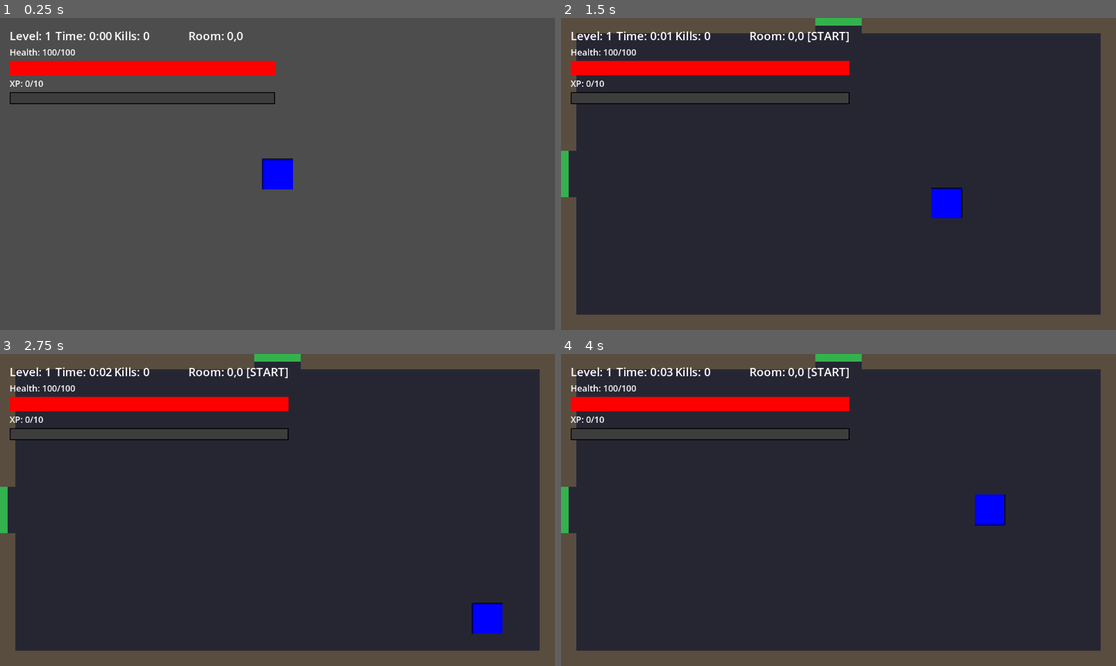
Above: before the commit, frames 1-4 (two rows, left to right).
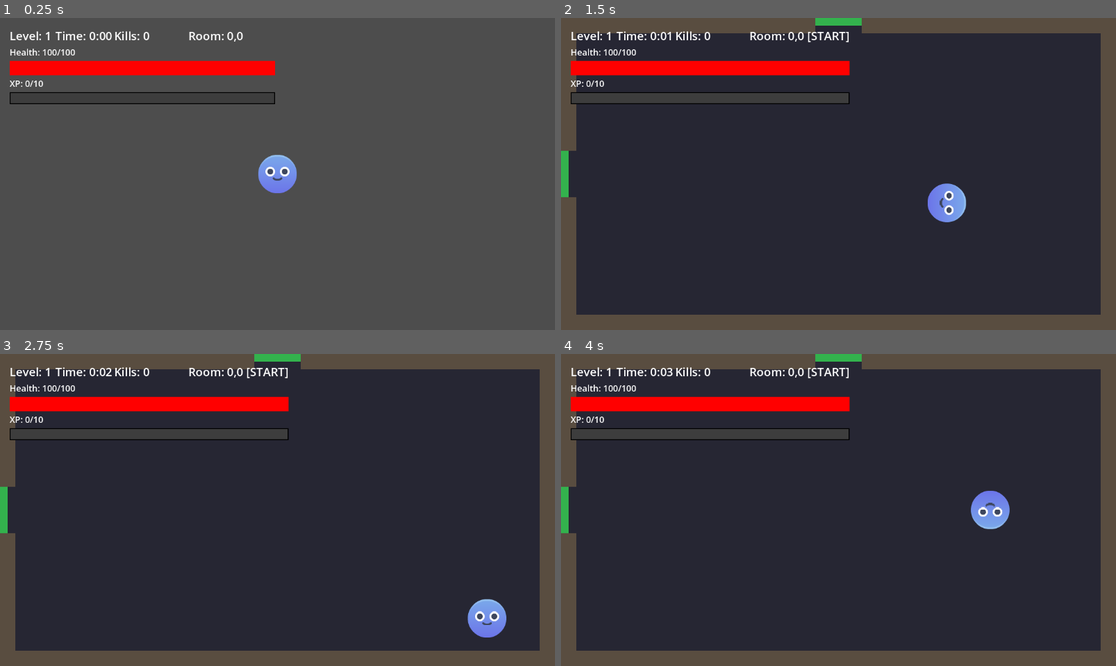
Above: after the commit, the same moments.

Repository: MavyEP/NodeBuster
Game: Godot game, scene res://scenes/game/Game.tscn
Two runs of this game, one before a commit and one after it. Both use one fixed random seed, a clock stepped at 60 frames per second and the inputs below.
Inputs:
- Up to frame 1 (0.25 s): no input
- Up to frame 2 (1.5 s): hold D (move_right) 0.53-1.28 s; hold S (move_down) from 1.28 s (still down)
- Up to frame 3 (2.75 s): release S (move_down) at 2.03 s; hold D (move_right) from 2.03 s (still down)
- Up to frame 4 (4 s): release D (move_right) at 2.78 s; hold W (move_up) 2.78-3.53 s; hold A (move_left) from 3.53 s (still down)

The runs differ from the first frame. In frame 1, 0.7% of the frame differs, in the area x 46-54%, y 43-57%; in frame 2, 0.7%, in the area x 66-74%, y 53-66%; in frame 3, 0.7%; in frame 4, 0.7%.

Commit message:
added better sprites for testing

Diff:
--- a/scenes/enemies/Enemy.tscn
+++ b/scenes/enemies/Enemy.tscn
@@ -2,9 +2,8 @@
 
 [ext_resource type="Script" uid="uid://bwsiwuj7heiqm" path="res://scripts/components/HealthComponent.gd" id="1_6xk8f"]
 [ext_resource type="Script" uid="uid://6tiw4og7f25p" path="res://scripts/enemies/EnemyAI.gd" id="1_8e3ao"]
-
-[sub_resource type="PlaceholderTexture2D" id="PlaceholderTexture2D_ykcao"]
-size = Vector2(48, 48)
+[ext_resource type="Texture2D" uid="uid://b3jd41dm0s5fq" path="res://assets/testerSprites/red_body_rhombus.png" id="2_73enu"]
+[ext_resource type="Texture2D" uid="uid://bwkd6bbldeq2f" path="res://assets/testerSprites/face_g.png" id="3_7iym1"]
 
 [sub_resource type="CircleShape2D" id="CircleShape2D_6xk8f"]
 radius = 24.0
@@ -19,8 +18,10 @@
 script = ExtResource("1_8e3ao")
 
 [node name="Sprite2D" type="Sprite2D" parent="." unique_id=1939084238]
-modulate = Color(1, 0, 0, 1)
-texture = SubResource("PlaceholderTexture2D_ykcao")
+texture = ExtResource("2_73enu")
+
+[node name="Sprite2D2" type="Sprite2D" parent="." unique_id=1062320523]
+texture = ExtResource("3_7iym1")
 
 [node name="CollisionShape2D" type="CollisionShape2D" parent="." unique_id=1831034210]
 shape = SubResource("CircleShape2D_6xk8f")
--- a/scenes/player/Player.tscn
+++ b/scenes/player/Player.tscn
@@ -2,24 +2,23 @@
 
 [ext_resource type="Script" uid="uid://di05kl0rv1g4j" path="res://scripts/player/PlayerController.gd" id="1_wr5hl"]
 [ext_resource type="Script" uid="uid://bwsiwuj7heiqm" path="res://scripts/components/HealthComponent.gd" id="2_gfjak"]
+[ext_resource type="Texture2D" uid="uid://cyxiogape6k7u" path="res://assets/testerSprites/blue_body_circle.png" id="2_tpg5x"]
 [ext_resource type="Script" uid="uid://x11gnbeuwway" path="res://scripts/abilities/FireballAbility.gd" id="3_4kuee"]
 [ext_resource type="Script" uid="uid://b6iy46ngev5sq" path="res://scripts/components/StatsComponent.gd" id="3_524rm"]
-
-[sub_resource type="PlaceholderTexture2D" id="PlaceholderTexture2D_o8nba"]
-size = Vector2(64, 64)
+[ext_resource type="Texture2D" uid="uid://d17wkdwaenlio" path="res://assets/testerSprites/face_a.png" id="3_c3xxp"]
 
 [sub_resource type="CircleShape2D" id="CircleShape2D_wr5hl"]
 radius = 32.0
 
 [node name="Player" type="CharacterBody2D" unique_id=1015220530]
-collision_layer = 1
-collision_mask = 1
 motion_mode = 1
 script = ExtResource("1_wr5hl")
 
 [node name="Sprite2D" type="Sprite2D" parent="." unique_id=2093878742]
-modulate = Color(0, 1, 1, 1)
-texture = SubResource("PlaceholderTexture2D_o8nba")
+texture = ExtResource("2_tpg5x")
+
+[node name="Sprite2D2" type="Sprite2D" parent="." unique_id=510759290]
+texture = ExtResource("3_c3xxp")
 
 [node name="CollisionShape2D" type="CollisionShape2D" parent="." unique_id=232640168]
 shape = SubResource("CircleShape2D_wr5hl")
Binary file added: assets/testerSprites/blue_body_circle.png
Not shown, added: assets/testerSprites/blue_body_circle.png.import
Binary file added: assets/testerSprites/blue_body_rhombus.png
Not shown, added: assets/testerSprites/blue_body_rhombus.png.import
Binary file added: assets/testerSprites/blue_body_square.png
Not shown, added: assets/testerSprites/blue_body_square.png.import
Binary file added: assets/testerSprites/blue_body_squircle.png
Not shown, added: assets/testerSprites/blue_body_squircle.png.import
Binary file added: assets/testerSprites/blue_hand_closed.png
Not shown, added: assets/testerSprites/blue_hand_closed.png.import
Binary file added: assets/testerSprites/blue_hand_open.png
Not shown, added: assets/testerSprites/blue_hand_open.png.import
(and 196 more such lines)
